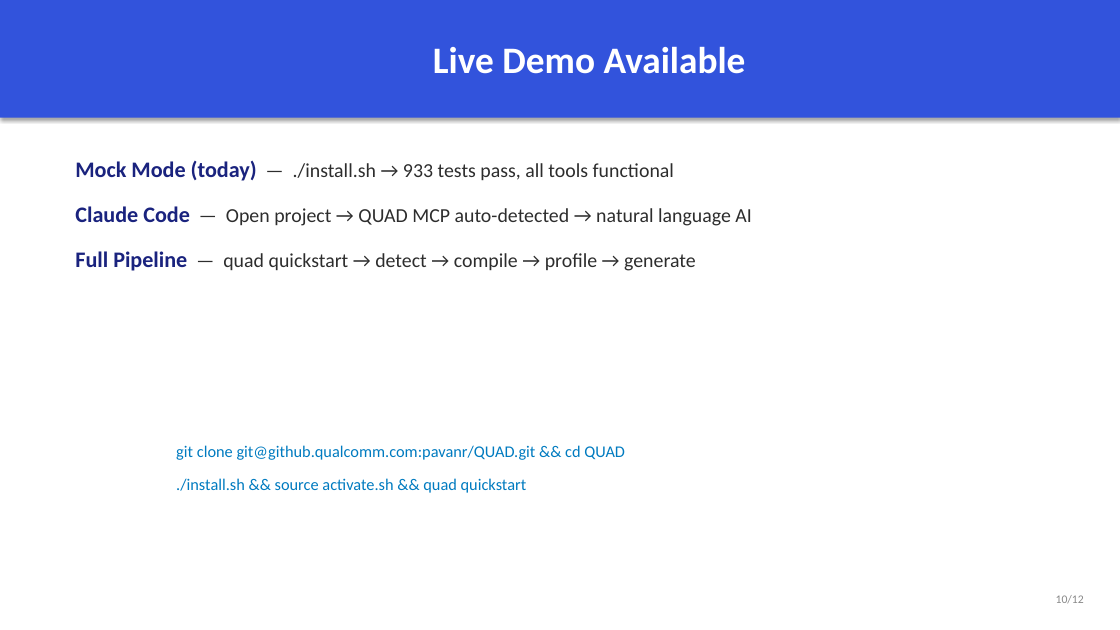
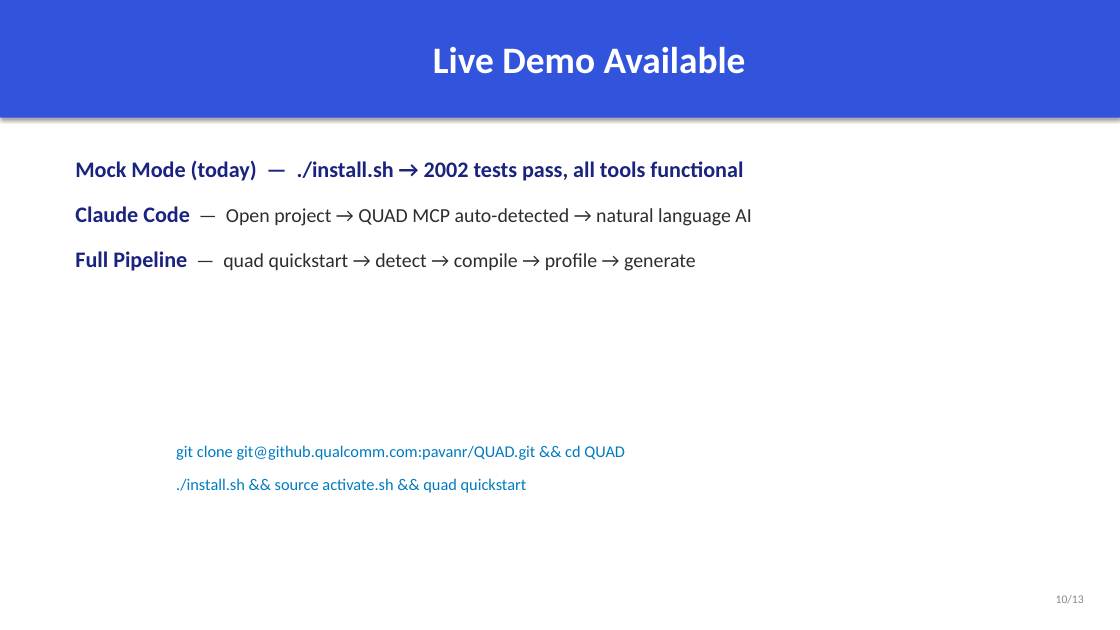
Before and after one commit to pkr465/QUAD, a slide deck: slide 10 of docs/QUAD_Executive_Pitch.pptx. Drawn at 1120x630 pixels with LibreOffice and Linux fonts; fonts in the diff are those of the drawing. Boxes give left, top, right and bottom in pixels: in the first picture for what was removed or moved away, otherwise in the second. Text is boxed around its words. In the diff, an @@ line names an element or a change of style, - is before the commit and + after.

```diff
--- a/docs/QUAD_Executive_Pitch.pptx
+++ b/docs/QUAD_Executive_Pitch.pptx
@@ text at (75,160,743,181): text changed; size 17 to 19 pt; text colour #2D2D2D to #1A237E; bold on @@
-Mock Mode (today) — ./install.sh → 933 tests pass, all tools functional
+Mock Mode (today) — ./install.sh → 2002 tests pass, all tools functional
```
Also in this commit, not shown: 9 other slides changed, 1 slide added, 14 other files.
